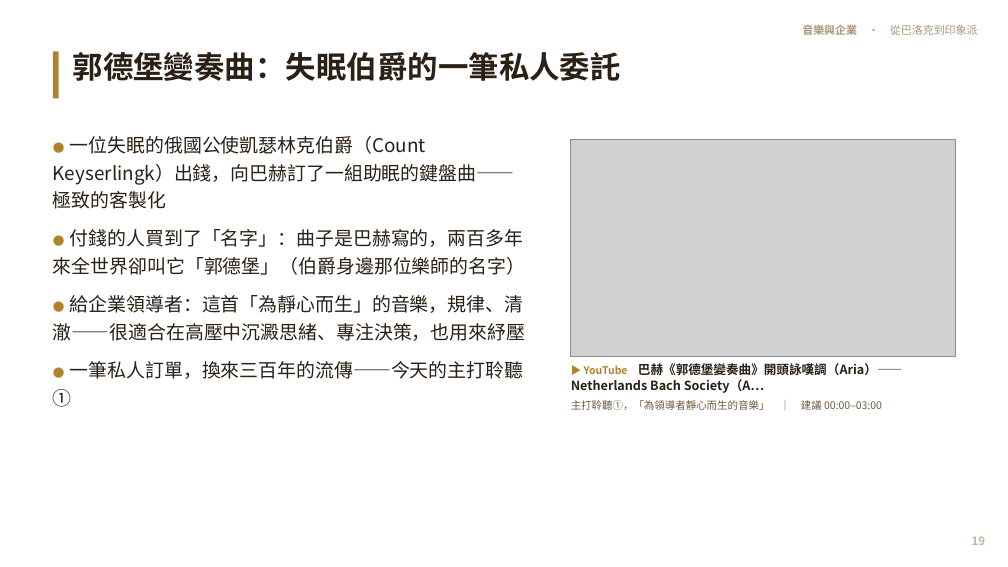
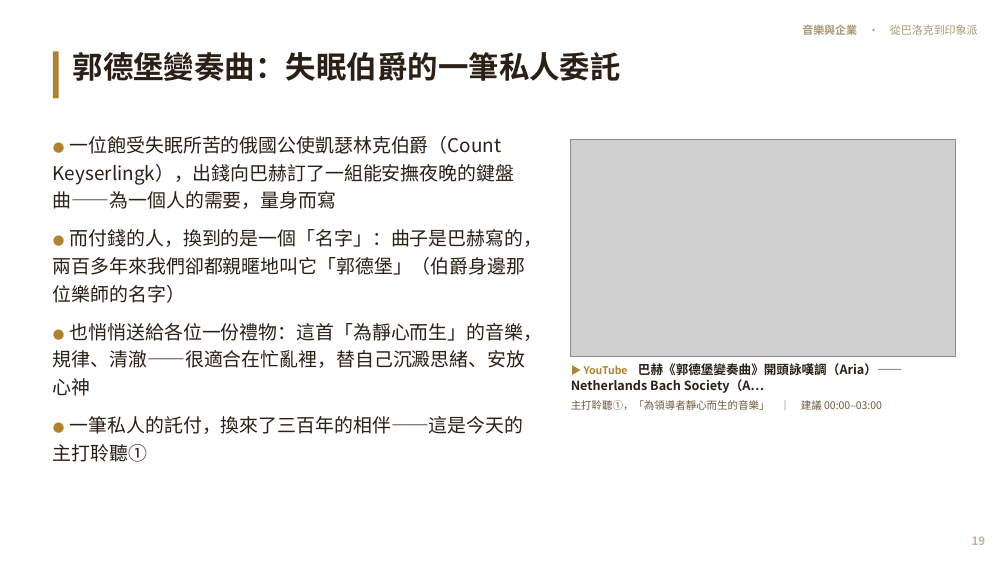
Before and after one commit to kblab2024/music-business-lecture, a slide deck: slide 19 of docs/downloads/音樂與企業-投影片.pptx. Drawn at 1008x567 pixels with LibreOffice and Linux fonts; fonts in the diff are those of the drawing; grey boxes stand for pictures. Boxes give left, top, right and bottom in pixels: in the first picture for what was removed or moved away, otherwise in the second. Text is boxed around its words. In the diff, an @@ line names an element or a change of style, - is before the commit and + after.

```diff
--- a/docs/downloads/音樂與企業-投影片.pptx
+++ b/docs/downloads/音樂與企業-投影片.pptx
@@ text at [53, 136, 543, 462]: text changed @@
-● 一位失眠的俄國公使凱瑟林克伯爵（Count Keyserlingk）出錢，向巴赫訂了一組助眠的鍵盤曲——極致的客製化
-● 付錢的人買到了「名字」：曲子是巴赫寫的，兩百多年來全世界卻叫它「郭德堡」（伯爵身邊那位樂師的名字）
-● 給企業領導者：這首「為靜心而生」的音樂，規律、清澈——很適合在高壓中沉澱思緒、專注決策，也用來紓壓
-● 一筆私人訂單，換來三百年的流傳——今天的主打聆聽①
+● 一位飽受失眠所苦的俄國公使凱瑟林克伯爵（Count Keyserlingk），出錢向巴赫訂了一組能安撫夜晚的鍵盤曲——為一個人的需要，量身而寫
+● 而付錢的人，換到的是一個「名字」：曲子是巴赫寫的，兩百多年來我們卻都親暱地叫它「郭德堡」（伯爵身邊那位樂師的名字）
+● 也悄悄送給各位一份禮物：這首「為靜心而生」的音樂，規律、清澈——很適合在忙亂裡，替自己沉澱思緒、安放心神
+● 一筆私人的託付，換來了三百年的相伴——這是今天的主打聆聽①
```
Also in this commit, not shown: 54 other slides changed, 7 other files.
